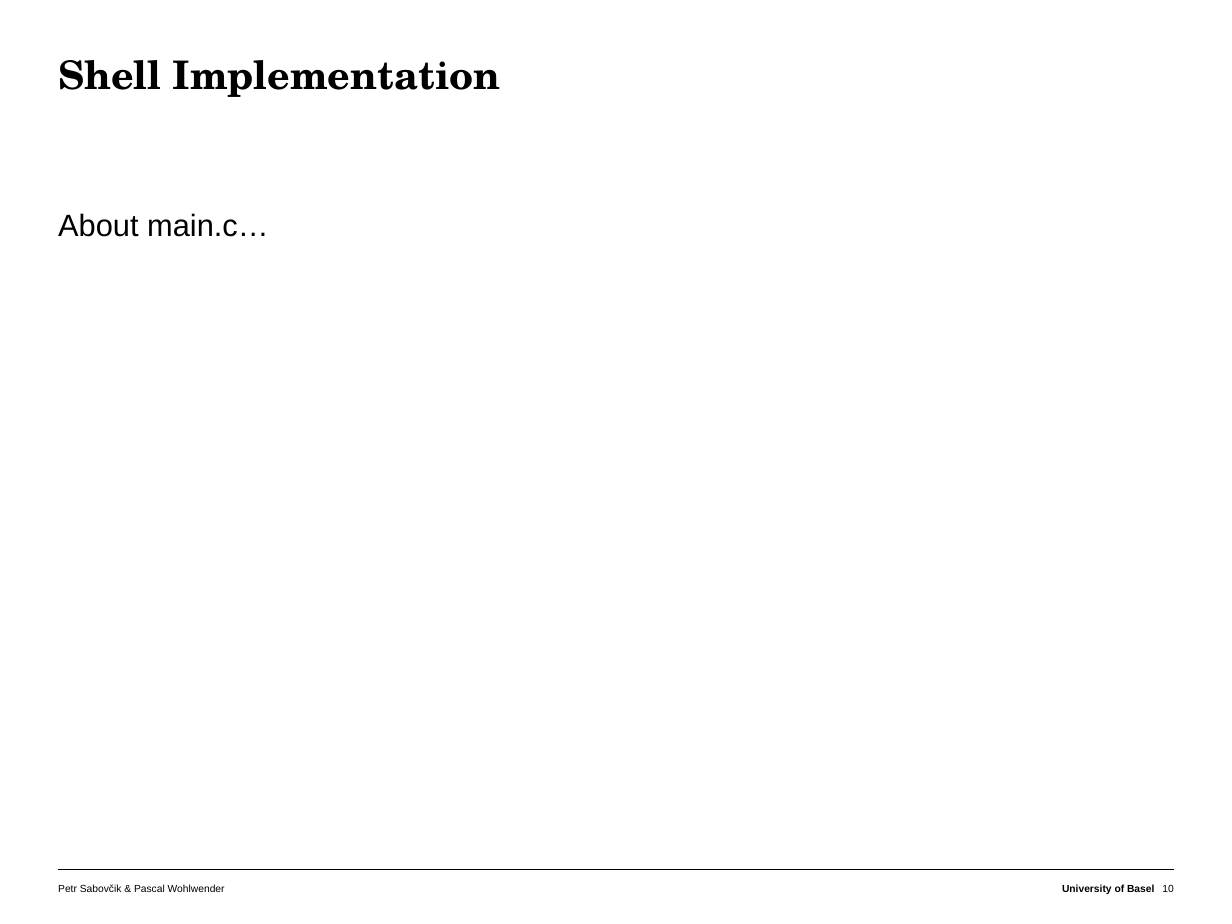
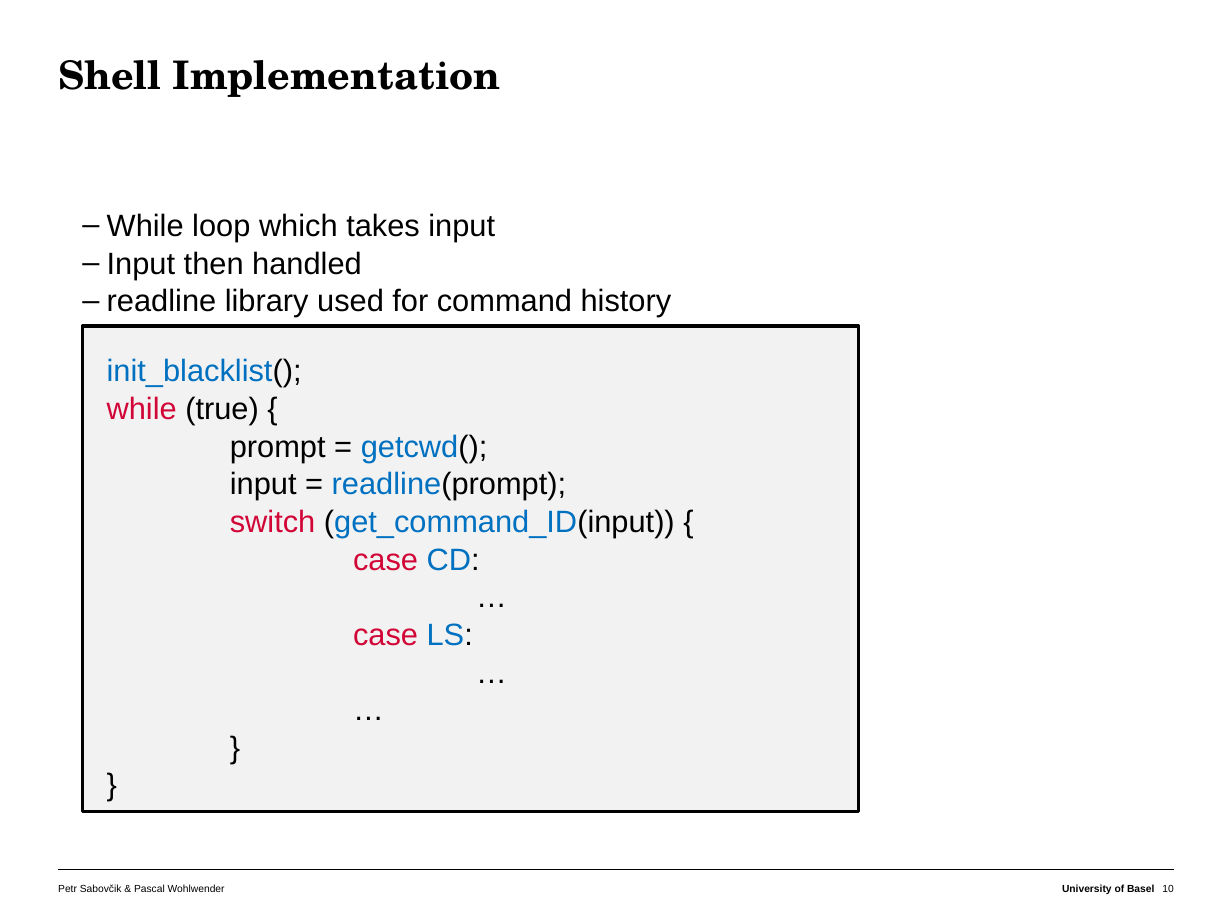
Before and after one commit to lalancz/prosh, a slide deck: slide 10 of docs/project_final_presentation.pptx. Drawn at 1232x924 pixels with LibreOffice and Linux fonts; fonts in the diff are those of the drawing. Boxes give left, top, right and bottom in pixels: in the first picture for what was removed or moved away, otherwise in the second. Text is boxed around its words. In the diff, an @@ line names an element or a change of style, - is before the commit and + after.

```diff
--- a/docs/project_final_presentation.pptx
+++ b/docs/project_final_presentation.pptx
@@ text at (x1=107, y1=213, x2=672, y2=317): text changed @@
-  About main.c…
+    – While loop which takes input
+    – Input then handled
+    – readline library used for command history
@@ rectangle added at (x1=83, y1=326, x2=859, y2=812), fill #F2F2F2, outline #000000 2 pt, 18 pt, text #000000 @@
+init_blacklist();
+while (true) {
+prompt = getcwd();
+input = readline(prompt);
+switch (get_command_ID(input)) {
+case CD:
+…
+case LS:
+…
+…
+}
+}
```
Also in this commit, not shown: 1 other slide changed, 1 slide added.
